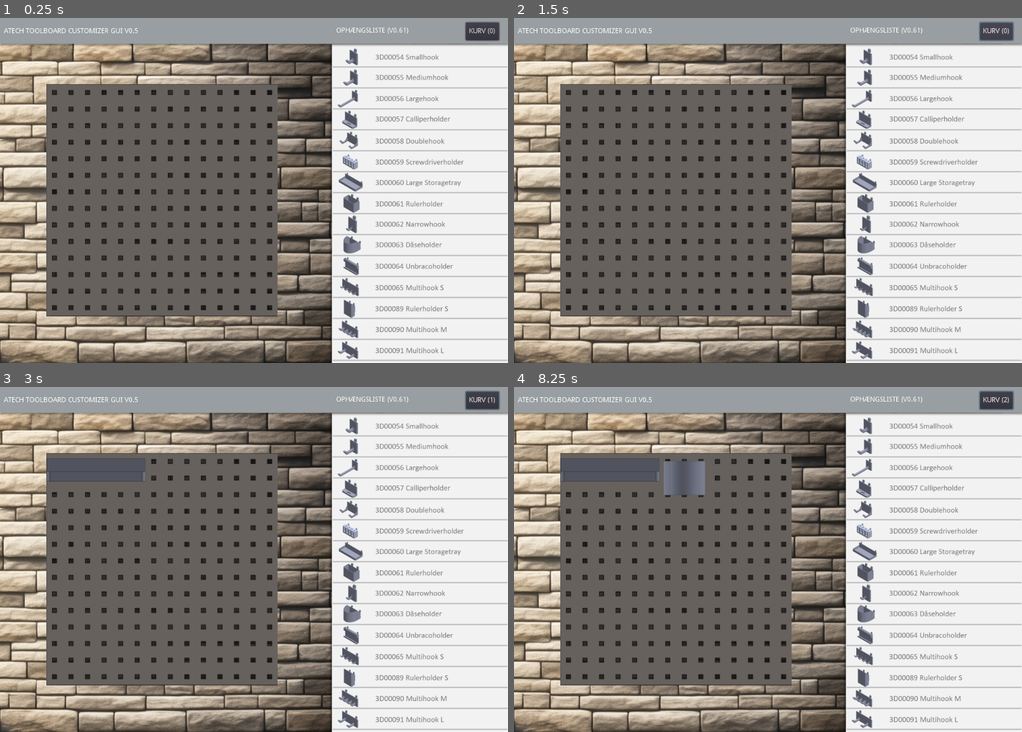
Above: before the commit, frames 1-4 (two rows, left to right).
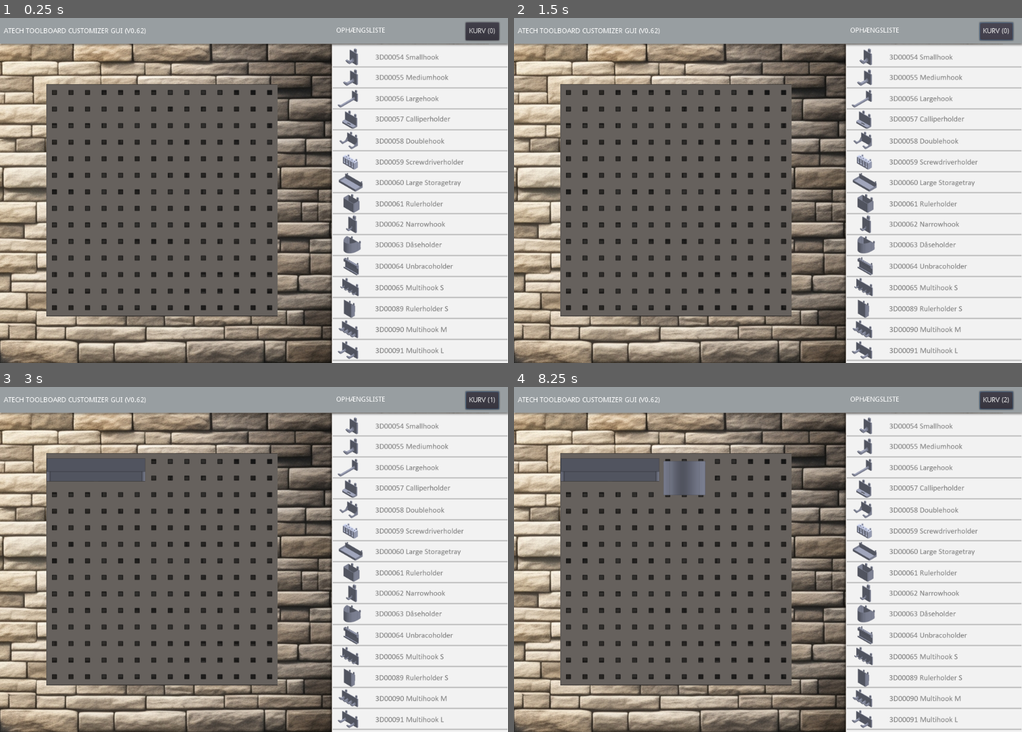
Above: after the commit, the same moments.

Repository: Azidus/TBC
Game: Godot game, scene res://Inventory.tscn
Two runs of this game, one before a commit and one after it. Both use one fixed random seed, a clock stepped at 60 frames per second and the inputs below.
Inputs (mouse positions are in pixels of both pictures, inside the frame that each line leads up to):
- Up to frame 1 (0.25 s): no input
- Up to frame 2 (1.5 s): click "KURV (0)" at 0.5 s; click "KURV (0)" at 1.25 s
- Up to frame 3 (3 s): click "KURV (0)" at 2 s; tap Enter at 2.75 s; move the mouse to (365, 542) at 2.77 s; click (365, 542) at 2.85 s
- Up to frame 4 (8.25 s): click "KURV (1)" at 3.5 s; click "KURV (1)" at 4.25 s; click "KURV (1)" at 5 s; tap Space at 5.75, 7.25 s; move the mouse to (666, 576) at 5.77 s; click (666, 576) at 5.85 s; tap Enter at 6.5, 8 s; move the mouse to (818, 483) at 6.52 s; click (818, 483) at 6.6 s; move the mouse to (742, 628) at 7.27 s; click (742, 628) at 7.35 s; move the mouse to (920, 611) at 8.02 s; click (920, 611) at 8.1 s

The runs differ from the first frame. In frame 1, less than 0.1% of the frame differs, in the area x 24-81%, y 2-5%; in frame 2, less than 0.1%; in frame 3, less than 0.1%; in frame 4, less than 0.1%.

Commit message:
Updated version indication

Diff:
--- a/Inventory.gd
+++ b/Inventory.gd
@@ -35,12 +35,12 @@
 func getJsHash():
 	if OS.has_feature('JavaScript'):
 		print("JS available!")
-		my_label.text = " helloJS"
+		#my_label.text = " helloJS" #debug.
 		#var web_hash = JavaScript.eval("window.location.hash")
 		var web_hash = JavaScript.eval("window.location.href")
 		if web_hash:
 			print("Hash ", web_hash)
-			my_label.text = web_hash
+			#my_label.text = web_hash
 			return web_hash
 	else:
 		print("The JavaScript singleton is NOT available")
--- a/Inventory.tscn
+++ b/Inventory.tscn
@@ -42,14 +42,14 @@
 [node name="Label" type="Label" parent="."]
 margin_right = 681.0
 margin_bottom = 54.0
-text = "  ATECH TOOLBOARD CUSTOMIZER GUI V0.5"
+text = "  ATECH TOOLBOARD CUSTOMIZER GUI (V0.62)"
 valign = 1
 
 [node name="Label2" type="Label" parent="."]
 margin_left = 682.0
 margin_right = 1042.0
 margin_bottom = 53.0
-text = "  OPHÆNGSLISTE (V0.61)"
+text = "  OPHÆNGSLISTE"
 valign = 1
 
 [node name="saveBtn" type="Button" parent="."]
Not shown, changed: index.html
Not shown, changed: index.pck
